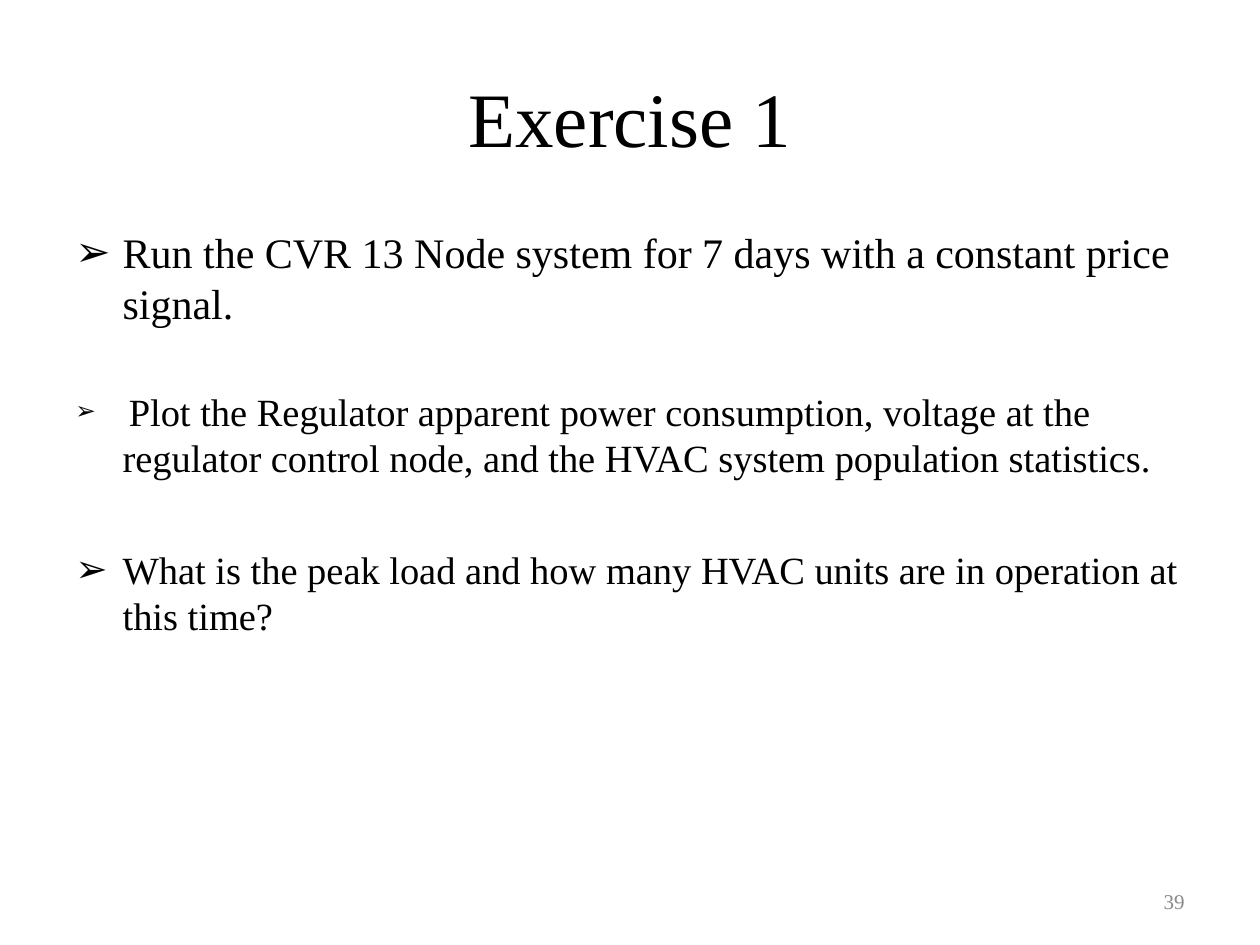
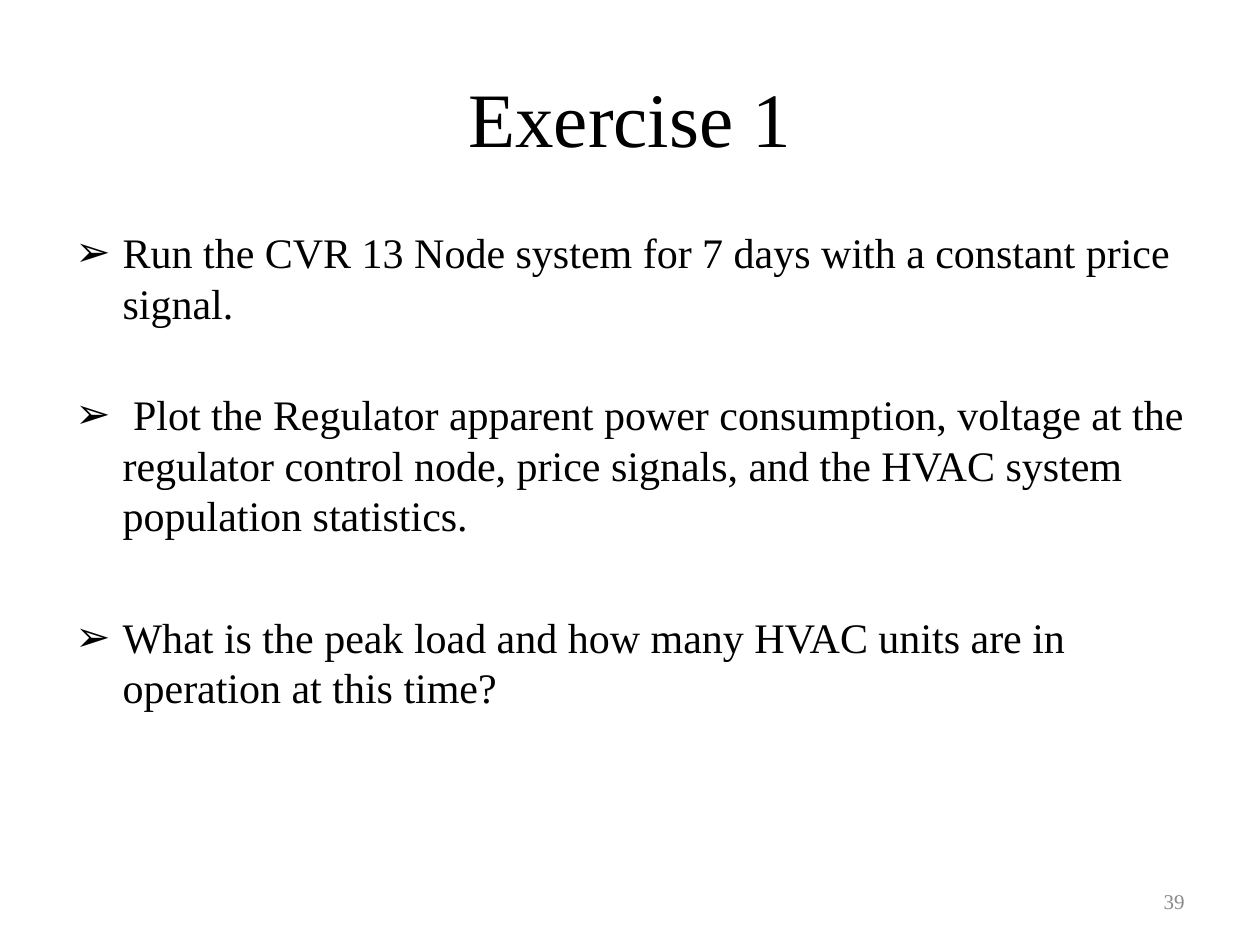
Before and after one commit to gridlab-d/course, a slide deck: slide 39 of Distribution_Analysis_Course/3.0 - Demand_Responce.ppt. Drawn at 1260x945 pixels with LibreOffice and Linux fonts; fonts in the diff are those of the drawing. Boxes give left, top, right and bottom in pixels: in the first picture for what was removed or moved away, otherwise in the second. Text is boxed around its words. In the diff, an @@ line names an element or a change of style, - is before the commit and + after.

```diff
--- a/Distribution_Analysis_Course/3.0 - Demand_Responce.ppt
+++ b/Distribution_Analysis_Course/3.0 - Demand_Responce.ppt
@@ text at (123,401,1183,540): text changed; size 22 to 24 pt @@
-➢ Plot the Regulator apparent power consumption, voltage at the regulator control node, and the HVAC system population statistics.
+➢ Plot the Regulator apparent power consumption, voltage at the regulator control node, price signals, and the HVAC system population statistics.
@@ text at (123,624,1065,712): size 22 to 24 pt in "What is the peak load and how ..." @@
```
Also in this commit, not shown: 1 other slide changed.
